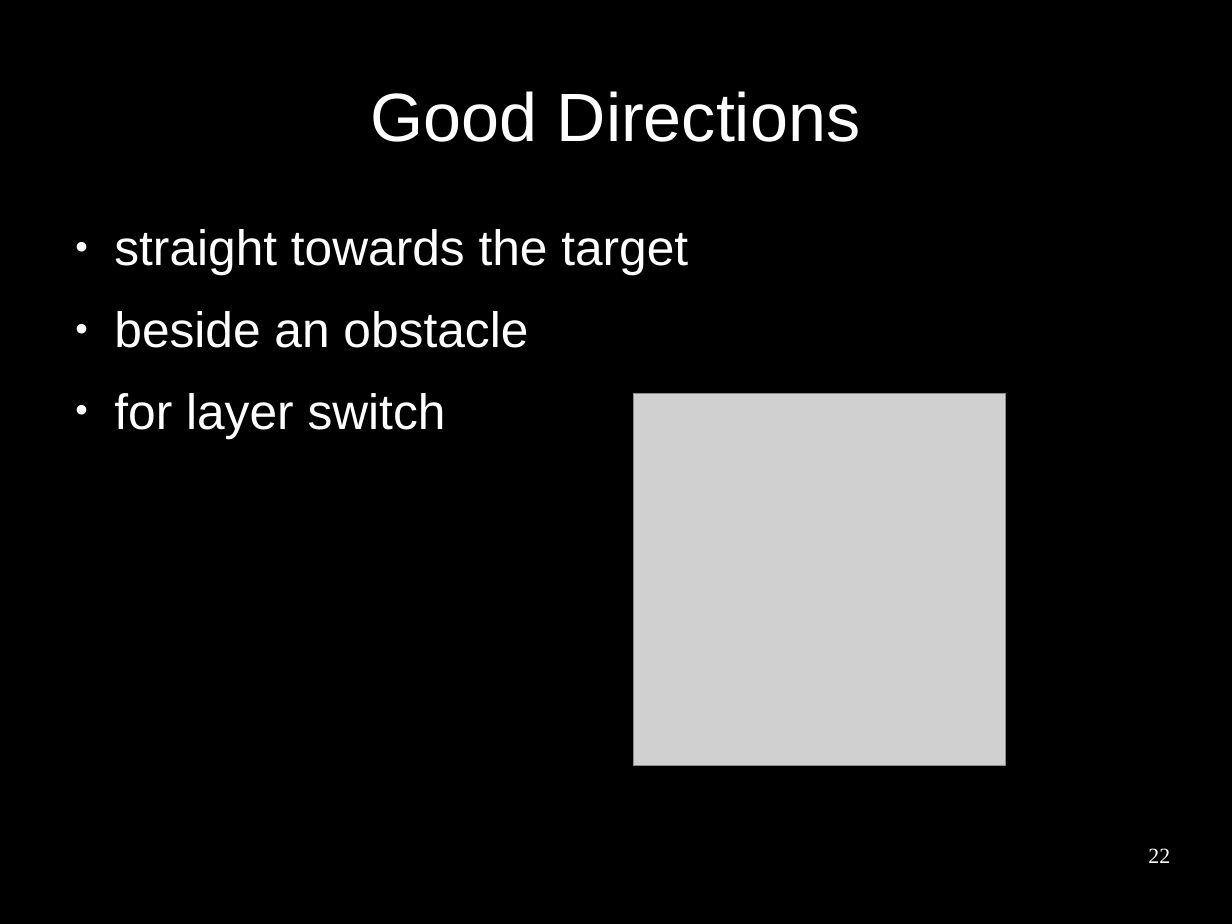
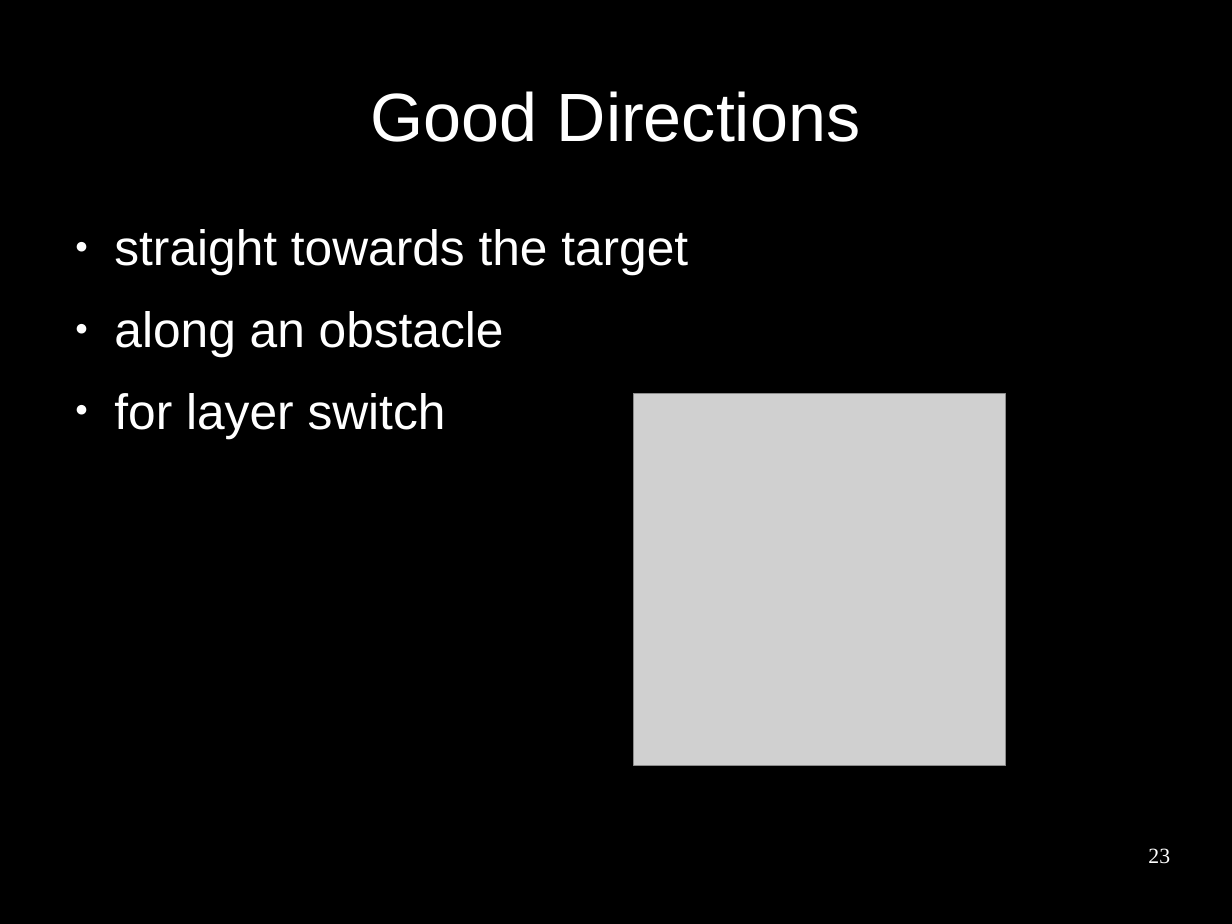
Before and after one commit to benediktibk/bachelorthesis, a slide deck: slide 23 of presentation.odp (slide 22 before the commit). Drawn at 1232x924 pixels with LibreOffice and Linux fonts; fonts in the diff are those of the drawing; grey boxes stand for pictures; background and template pictures are left out. Boxes give left, top, right and bottom in pixels: in the first picture for what was removed or moved away, otherwise in the second. Text is boxed around its words. In the diff, an @@ line names an element or a change of style, - is before the commit and + after.

```diff
--- a/presentation.odp
+++ b/presentation.odp
@@ text at <box>114,311,504,357</box>: text changed @@
-● beside an obstacle
+● along an obstacle
@@ page number at <box>1148,848,1170,864</box>: text changed @@
-22
+23
```
Also in this commit, not shown: 10 other slides changed, 1 slide added, 3 other files.
